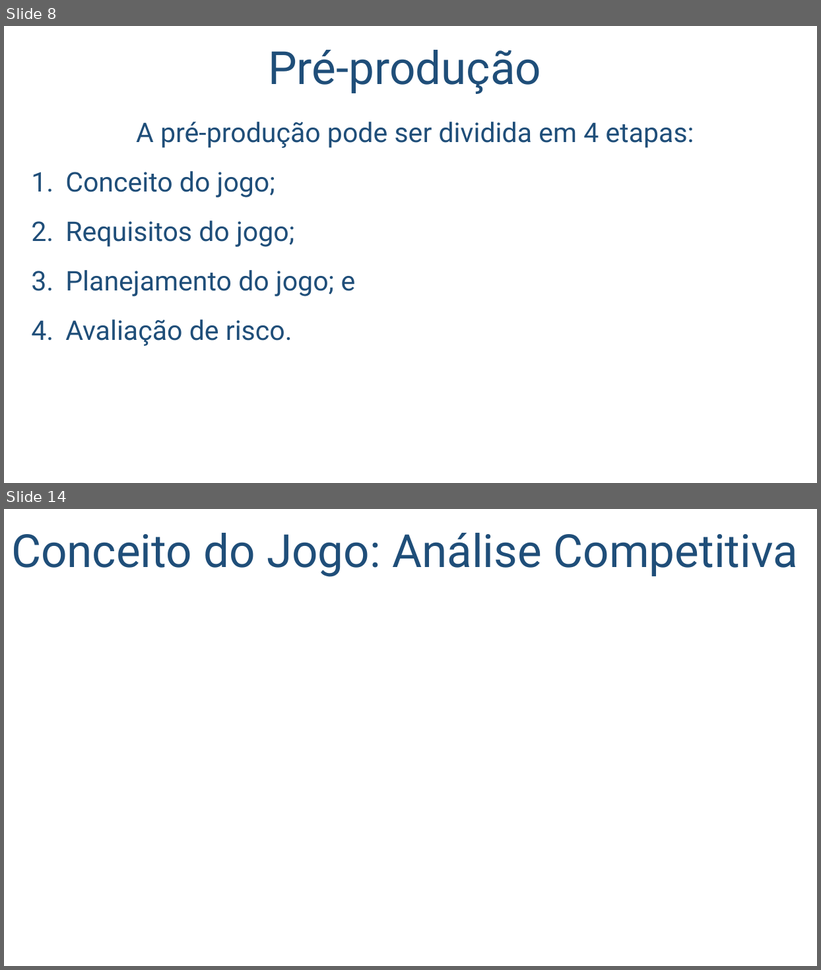
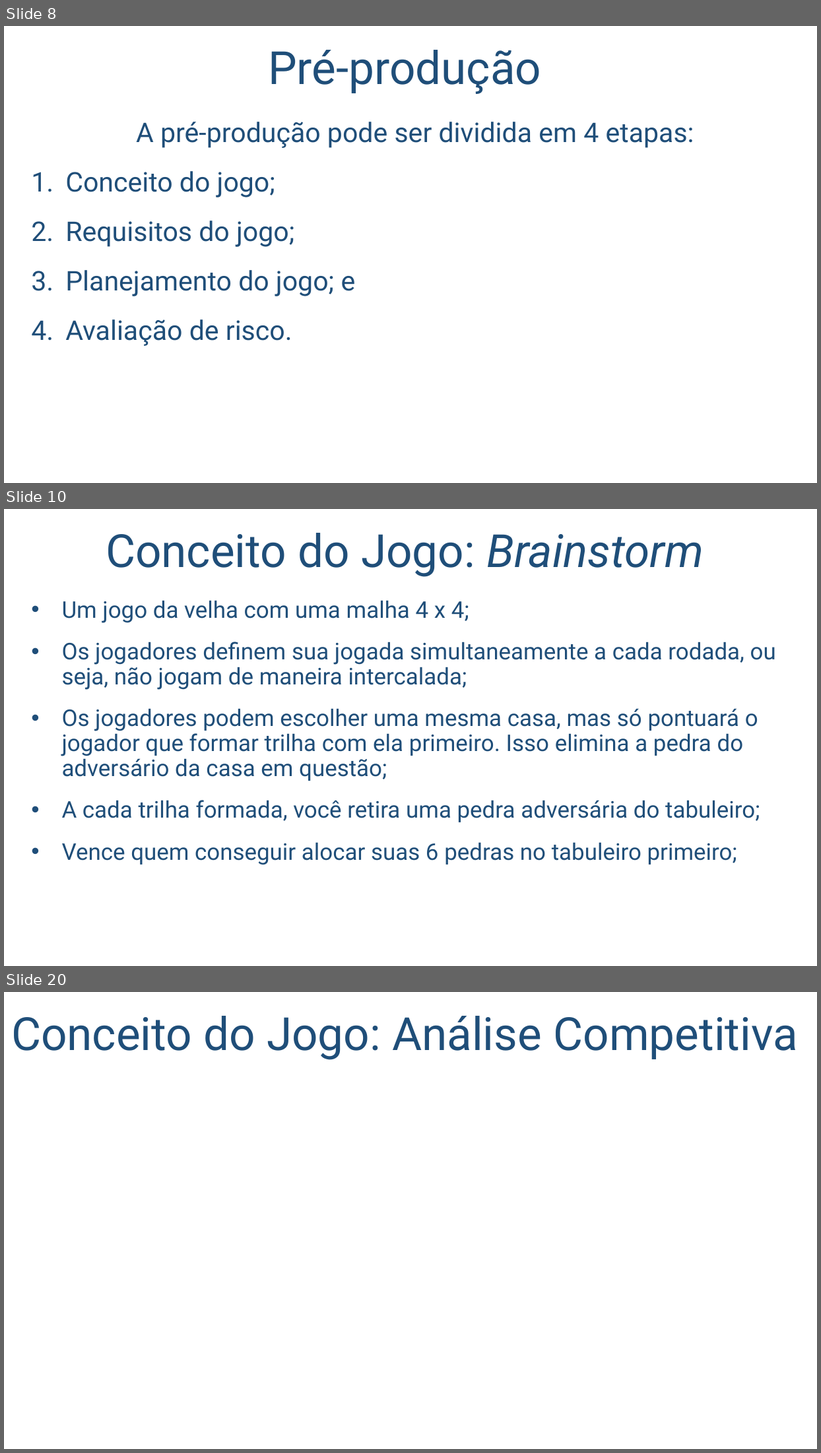
Before and after one commit to salmo-jr/public-slides, a slide deck: engenharia-de-software.pptx. Shown one above the other, each under a label of ours: slides 8 and 14 before the commit, slides 8, 10 and 20 after it; the slides between them are not shown. The pictures are 821x970 and 821x1453 pixels, drawn with LibreOffice and Linux fonts; fonts in the diff are those of the drawing; background and template pictures are left out. Boxes give left, top, right and bottom in pixels: in the first picture for what was removed or moved away, otherwise in the second. Text is boxed around its words. In the diff, an @@ line names an element or a change of style, - is before the commit and + after.

```diff
--- a/engenharia-de-software.pptx
+++ b/engenharia-de-software.pptx
@@ slide 10 added at bbox=[4, 509, 817, 966], background picture (left out) @@
@@ title added at bbox=[106, 533, 704, 577], 54 pt, text #1F4E79 @@
+Conceito do Jogo: Brainstorm
@@ text added at bbox=[62, 600, 776, 865], 27.2 pt, text #1F4E79 @@
+• Um jogo da velha com uma malha 4 x 4;
+• Os jogadores definem sua jogada simultaneamente a cada rodada, ou seja, não jogam de maneira intercalada;
+• Os jogadores podem escolher uma mesma casa, mas só pontuará o jogador que formar trilha com ela primeiro. Isso elimina a pedra do adversário da casa em questão;
+• A cada trilha formada, você retira uma pedra adversária do tabuleiro;
+• Vence quem conseguir alocar suas 6 pedras no tabuleiro primeiro;
@@ what was slide 14 is now slide 20 @@
```
Also in this commit, not shown: 5 slides changed, 5 other slides added, 1 other file.
